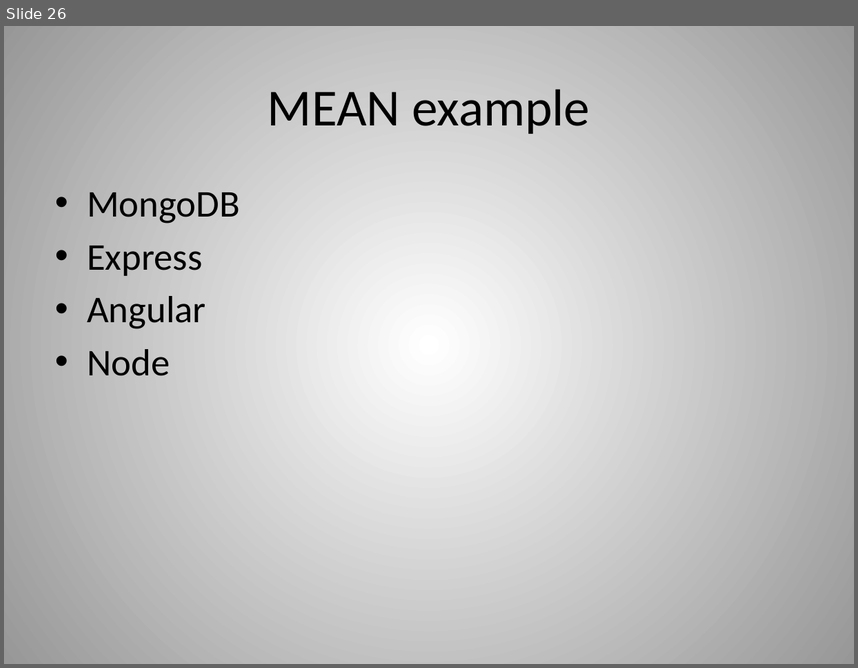
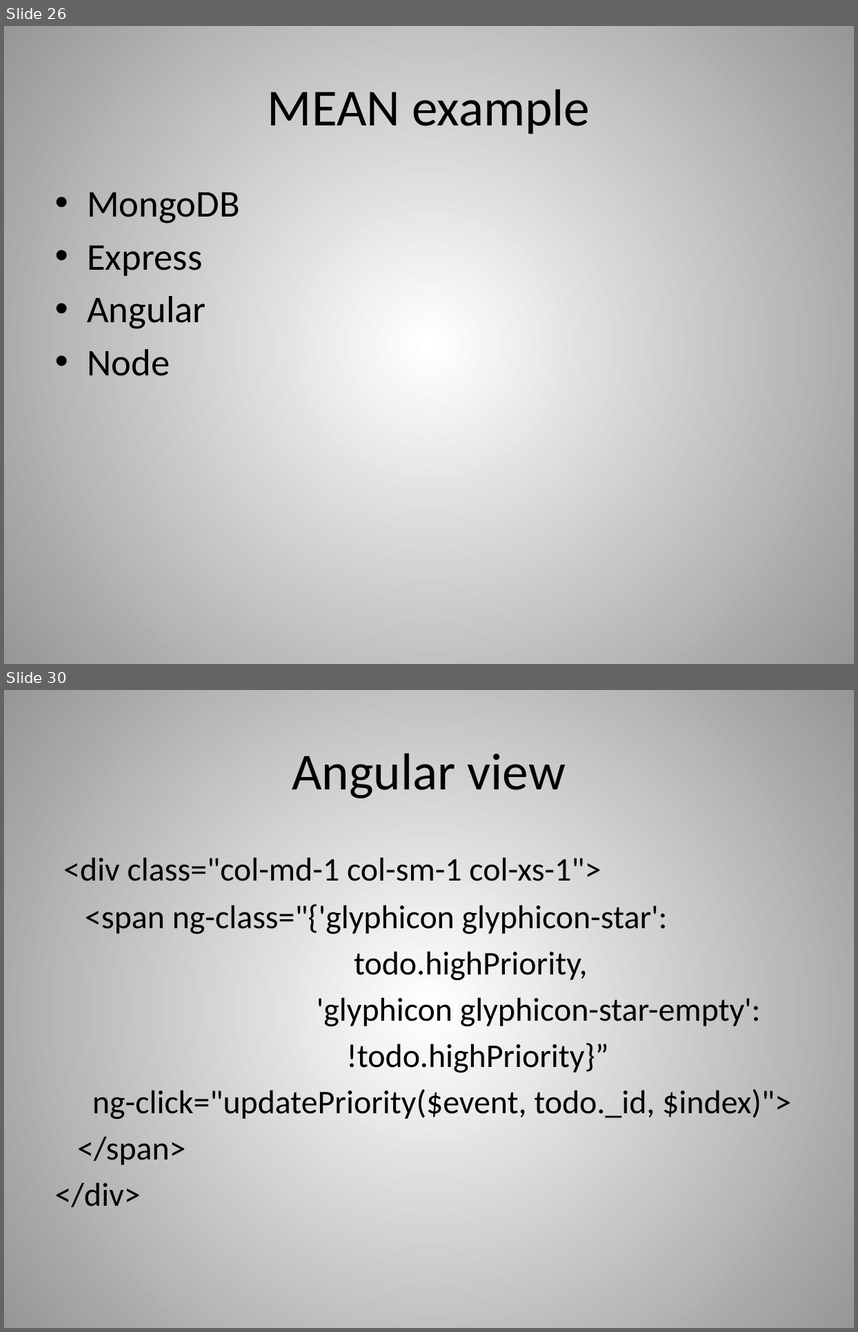
Before and after one commit to dvanvali/mongoDbPresentation, a slide deck: MongoDBChanges.pptx. Shown one above the other, each under a label of ours: slide 26 before the commit, slides 26 and 30 after it; the slides between them are not shown. The pictures are 858x668 and 858x1332 pixels, drawn with LibreOffice and Linux fonts; fonts in the diff are those of the drawing. Boxes give left, top, right and bottom in pixels: in the first picture for what was removed or moved away, otherwise in the second. Text is boxed around its words. In the diff, an @@ line names an element or a change of style, - is before the commit and + after.

```diff
--- a/MongoDBChanges.pptx
+++ b/MongoDBChanges.pptx
@@ slide 30 added at (4,690,854,1328), background gradient #FFFFFF to #979797 @@
@@ title added at (292,753,566,798), 44 pt, text #000000 @@
+Angular view
@@ text added at (55,857,791,1207), 28 pt, text #000000 @@
+<div class="col-md-1 col-sm-1 col-xs-1">
+<span ng-class="{'glyphicon glyphicon-star':
+todo.highPriority,
+'glyphicon glyphicon-star-empty':
+!todo.highPriority}”
+ng-click="updatePriority($event, todo._id, $index)">
+</span>
+</div>
```
Also in this commit, not shown: 12 slides changed, 4 other slides added, 1 slide removed, 1 other file.
